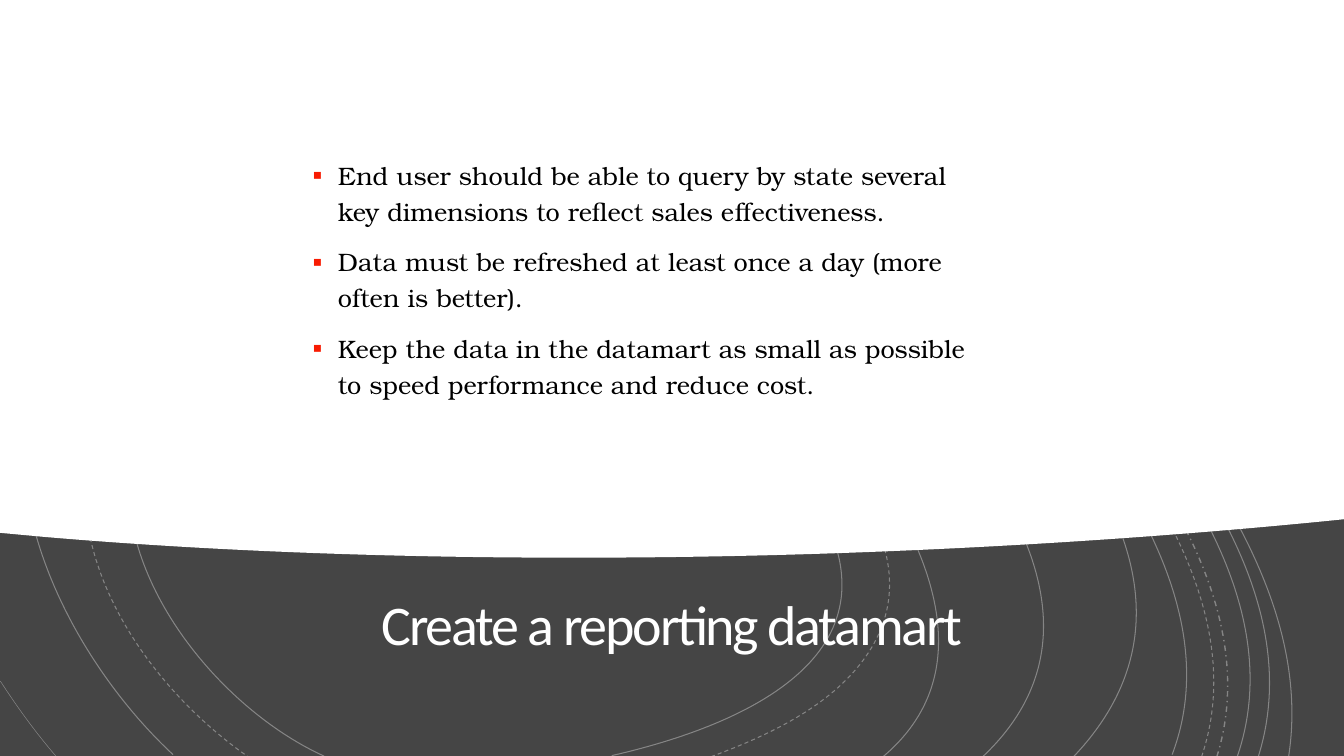
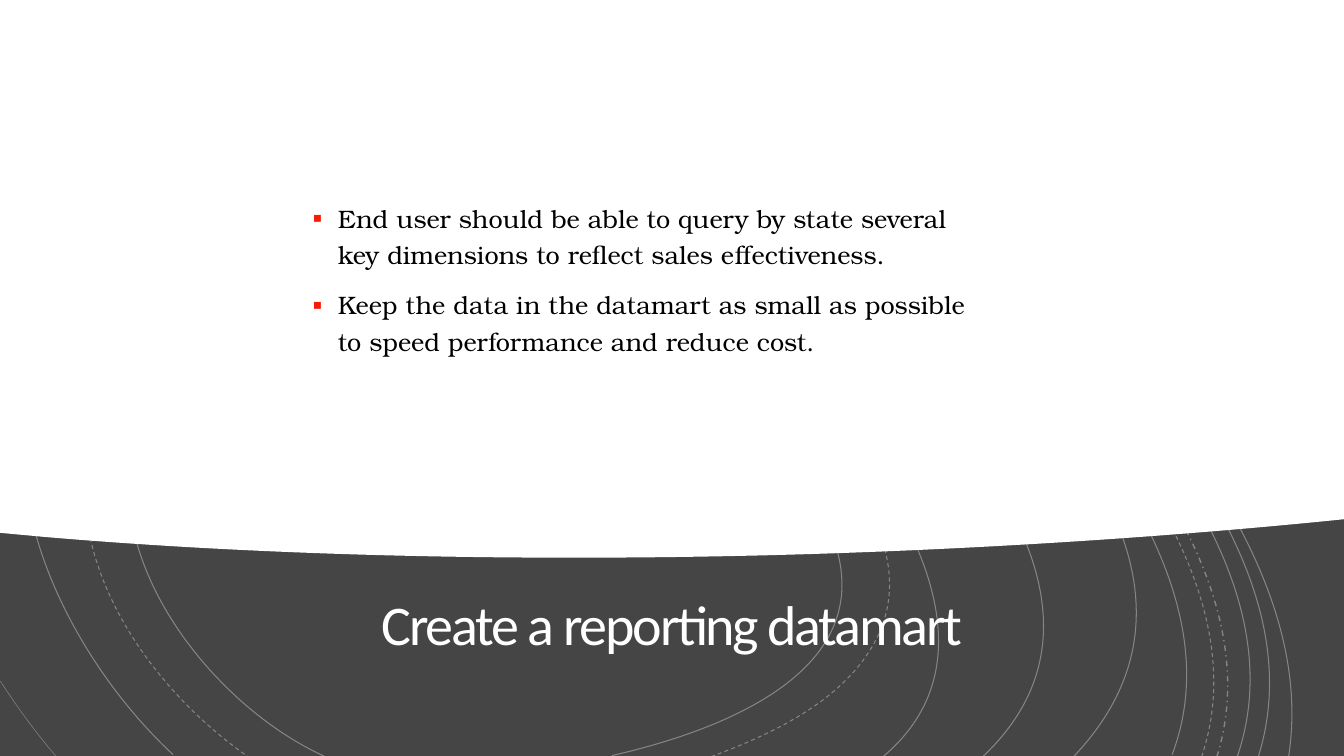
Before and after one commit to jerrycutshaw/spinners-pizza-example-solution-architecture, a slide deck: slide 16 of spinners-pizza-delivery-presentation.pptx. Drawn at 1344x756 pixels with LibreOffice and Linux fonts; fonts in the diff are those of the drawing. Boxes give left, top, right and bottom in pixels: in the first picture for what was removed or moved away, otherwise in the second. Text is boxed around its words. In the diff, an @@ line names an element or a change of style, - is before the commit and + after.

```diff
--- a/spinners-pizza-delivery-presentation.pptx
+++ b/spinners-pizza-delivery-presentation.pptx
@@ text at (338, 252, 941, 311): paragraph removed @@
-▪ Data must be refreshed at least once a day (more often is better).
```
Also in this commit, not shown: 5 other slides changed.
